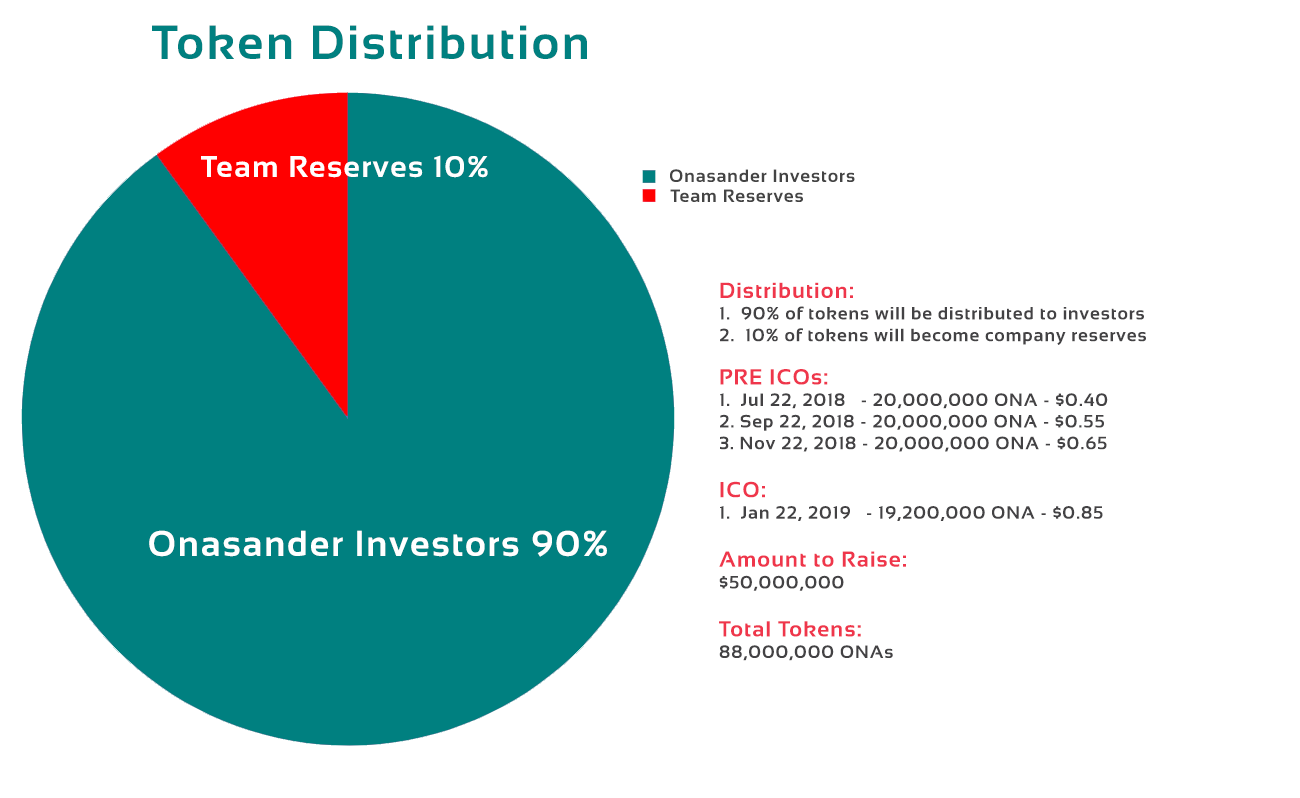
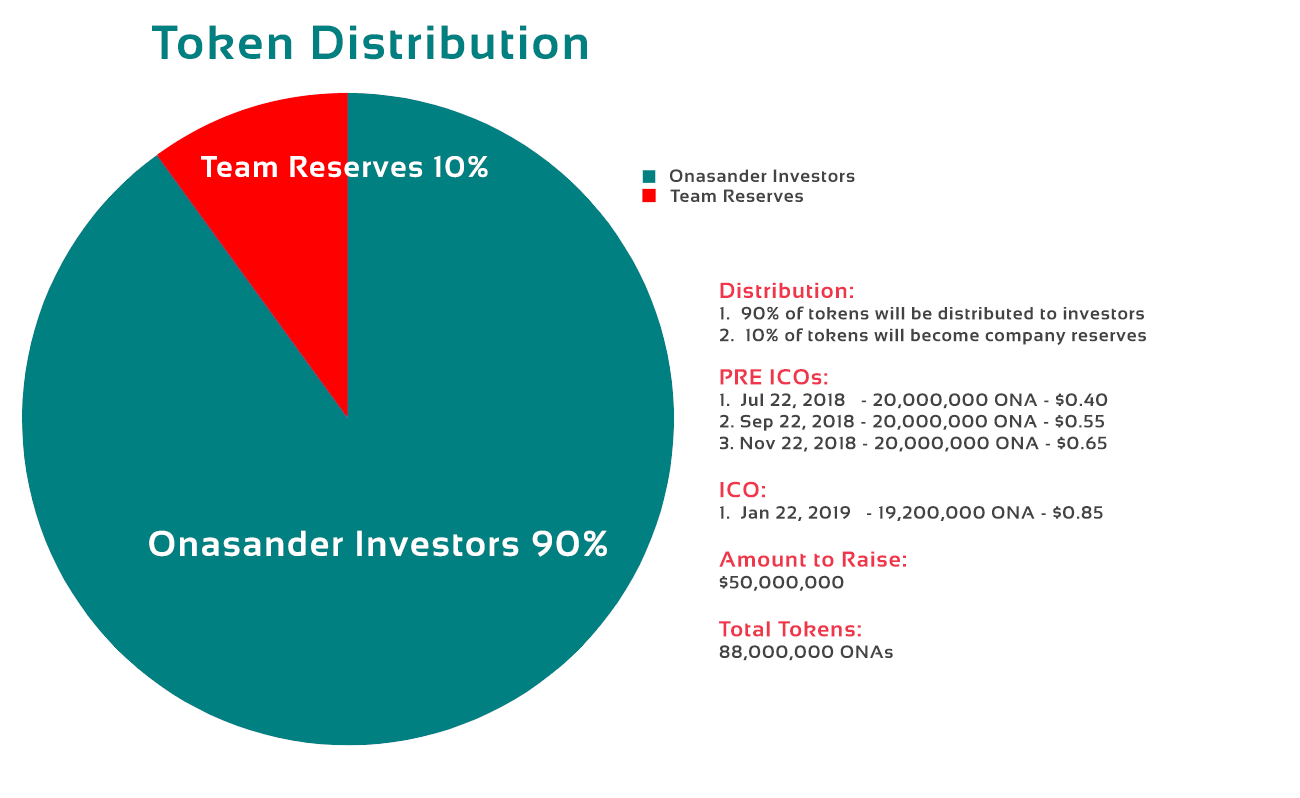
Comparing the layer stacks of the two 1300px x 798px images. Changes:
added group "Legend" with 4 layers above "Chart" over [left=642, top=170, right=656, bottom=203]
removed layer "Layer 6" over [left=589, top=170, right=656, bottom=248]
added layer "Layer 9" in group "Legend" over [left=642, top=170, right=656, bottom=183]
added layer "Layer 10" in group "Legend" over [left=642, top=188, right=656, bottom=203]
renamed "Layer 1" to "Chart", painted on it over [left=21, top=92, right=675, bottom=746]
